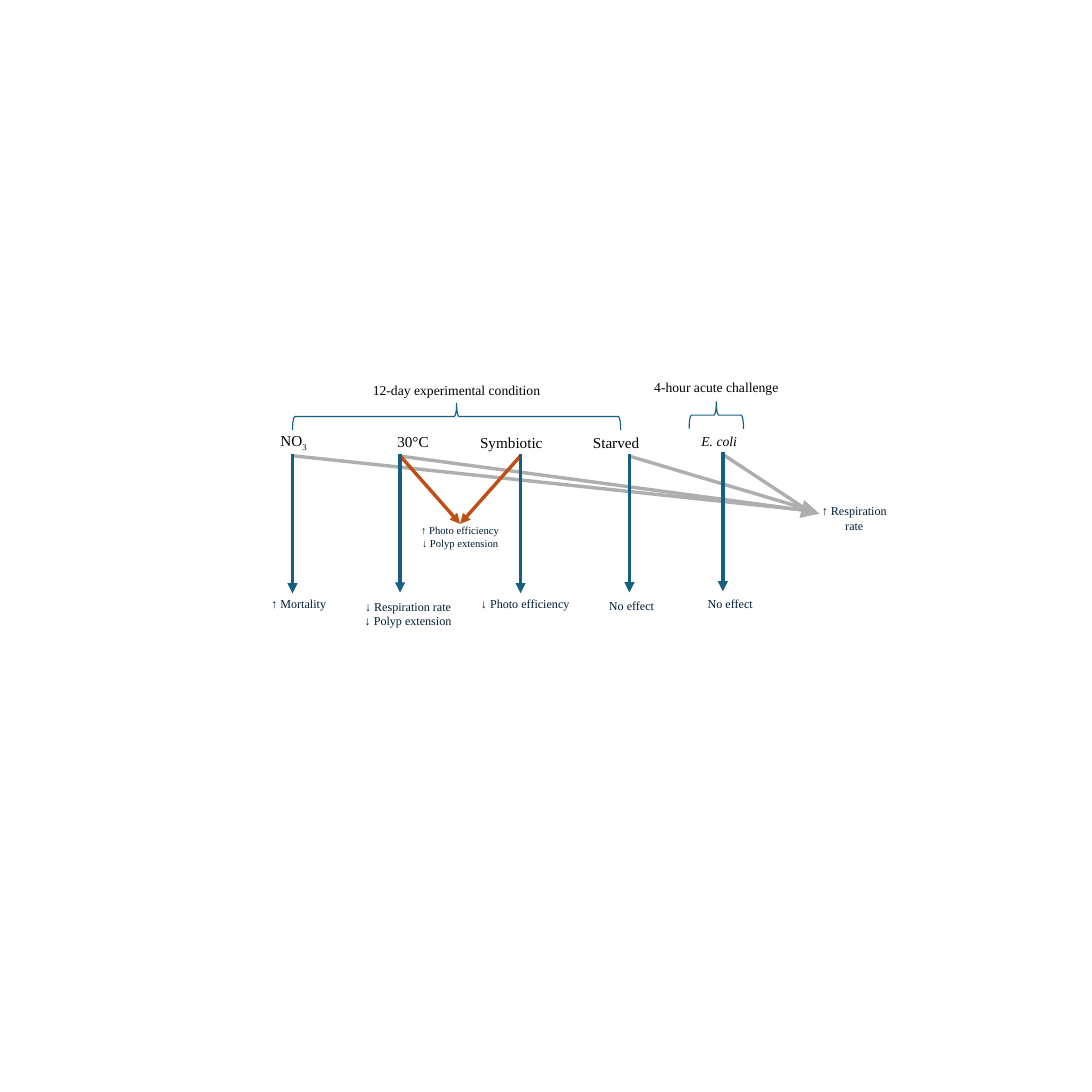
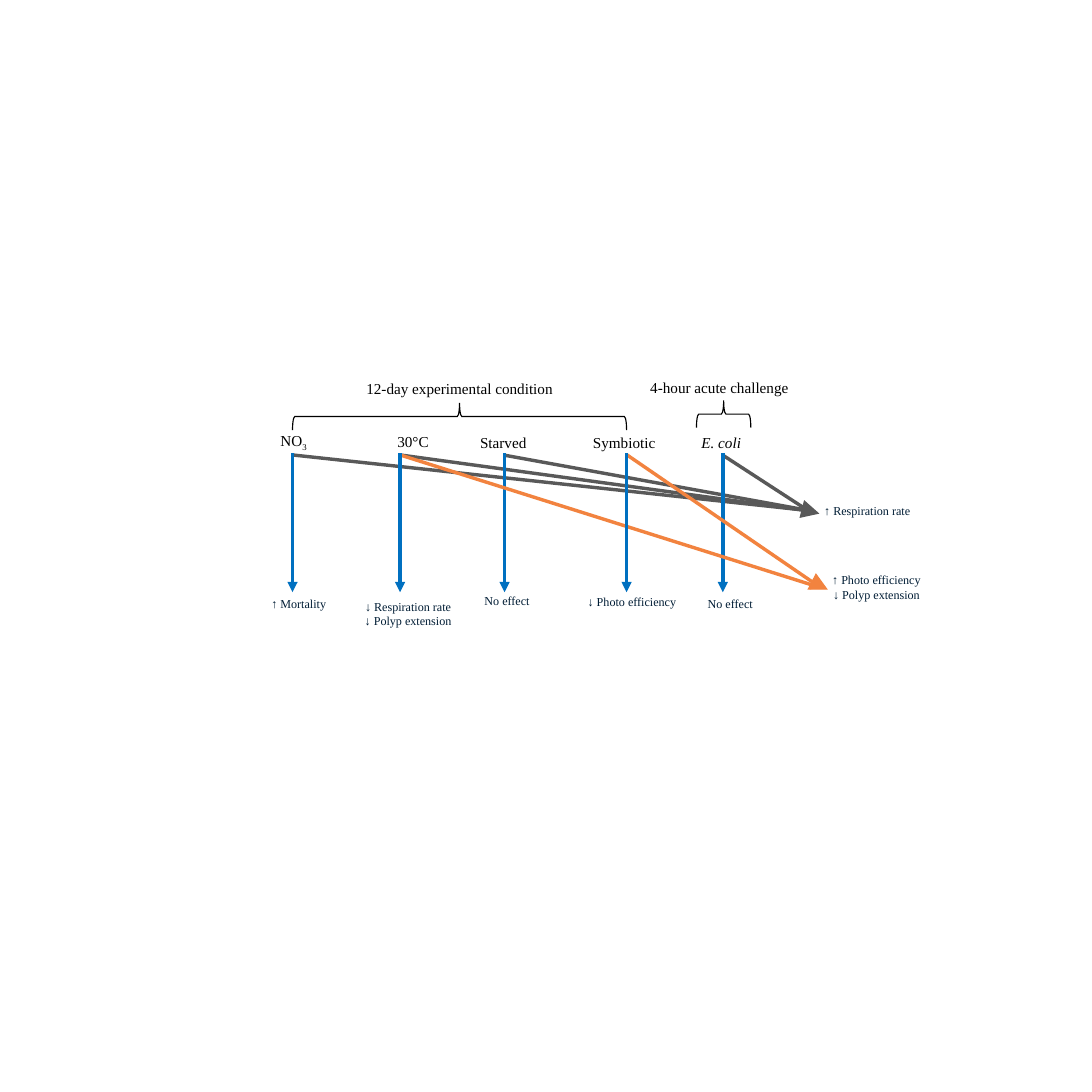
Before and after one commit to Caroline-Ianniello/Astrangia_nutrient_stressors_Rotjan_lab, a slide deck: slide 3 of Figures/ECOTOX_FIGURES.pptx. Drawn at 1092x1092 pixels with LibreOffice and Linux fonts; fonts in the diff are those of the drawing. Boxes give left, top, right and bottom in pixels: in the first picture for what was removed or moved away, otherwise in the second. Text is boxed around its words. In the diff, an @@ line names an element or a change of style, - is before the commit and + after.

```diff
--- a/Figures/ECOTOX_FIGURES.pptx
+++ b/Figures/ECOTOX_FIGURES.pptx
@@ right brace resized from (x1=292, y1=403, x2=621, y2=430) to (x1=293, y1=403, x2=627, y2=430) @@
@@ right brace at (x1=293, y1=403, x2=627, y2=430): outline #156082 1.5 pt to #000000 1.5 pt @@
@@ right brace at (x1=696, y1=401, x2=751, y2=428): outline #156082 1.5 pt to #000000 1.5 pt @@
@@ right brace moved from (x1=689, y1=401, x2=744, y2=429) to (x1=696, y1=401, x2=751, y2=428) @@
@@ text "Starved" moved from (x1=593, y1=437, x2=639, y2=448) to (x1=480, y1=437, x2=526, y2=448) @@
@@ text "Symbiotic" moved from (x1=480, y1=437, x2=542, y2=452) to (x1=593, y1=437, x2=655, y2=452) @@
@@ size 18 to 20 pt in 3 elements at (x1=650, y1=382, x2=788, y2=397), (x1=366, y1=383, x2=552, y2=398), (x1=701, y1=437, x2=741, y2=448) @@
@@ arrow (293, 455) - (816, 512): stroke #AEAEAE 4.5 pt to #595959 4.5 pt @@
@@ arrow (293, 453) - (293, 592): stroke #156082 4.5 pt to #0070C0 4.5 pt @@
@@ arrow (400, 455) - (816, 512): stroke #AEAEAE 4.5 pt to #595959 4.5 pt @@
@@ arrow (400, 453) - (400, 592): stroke #156082 4.5 pt to #0070C0 4.5 pt @@
@@ arrow moved from (400, 456) - (460, 524) to (400, 455) - (821, 587) @@
@@ arrow (400, 455) - (821, 587): stroke #C04F15 4.5 pt to #F2833F 4.5 pt @@
@@ arrow moved from (630, 454) - (630, 592) to (505, 453) - (505, 592) @@
@@ arrow (505, 453) - (505, 592): stroke #156082 4.5 pt to #0070C0 4.5 pt @@
@@ arrow moved from (630, 456) - (816, 512) to (505, 455) - (816, 512) @@
@@ arrow (505, 455) - (816, 512): stroke #AEAEAE 4.5 pt to #595959 4.5 pt @@
@@ arrow moved from (520, 454) - (520, 594) to (627, 453) - (627, 592) @@
@@ arrow (627, 453) - (627, 592): stroke #156082 4.5 pt to #0070C0 4.5 pt @@
@@ arrow moved from (520, 456) - (460, 524) to (627, 455) - (821, 587) @@
@@ arrow (627, 455) - (821, 587): stroke #C04F15 4.5 pt to #F2833F 4.5 pt @@
@@ arrow (723, 453) - (723, 592): stroke #156082 4.5 pt to #0070C0 4.5 pt @@
@@ arrow (723, 456) - (815, 515): stroke #AEAEAE 4.5 pt to #595959 4.5 pt @@
@@ triangle at (x1=800, y1=501, x2=820, y2=521): fill #AEAEAE to #595959; outline #AEAEAE 1.5 pt to #595959 1.5 pt @@
@@ text "↑ Respiration rate" rewrapped from (x1=831, y1=507, x2=887, y2=530) to (x1=833, y1=507, x2=910, y2=518) @@
@@ text "No effect" moved from (x1=609, y1=601, x2=654, y2=610) to (x1=484, y1=596, x2=529, y2=605) @@
@@ text "↓ Photo efficiency" moved from (x1=490, y1=599, x2=569, y2=611) to (x1=597, y1=597, x2=676, y2=608) @@
@@ text "↑ Photo efficiency" moved from (x1=429, y1=526, x2=499, y2=550) to (x1=841, y1=575, x2=921, y2=602) @@
@@ text "↑ Photo efficiency" at (x1=841, y1=575, x2=921, y2=602): size 14 to 16 pt @@
@@ triangle added at (x1=809, y1=574, x2=831, y2=596), fill #F2833F, outline #F2833F 1.5 pt @@
```
Also in this commit, not shown: 2 other slides changed, 7 other files.
